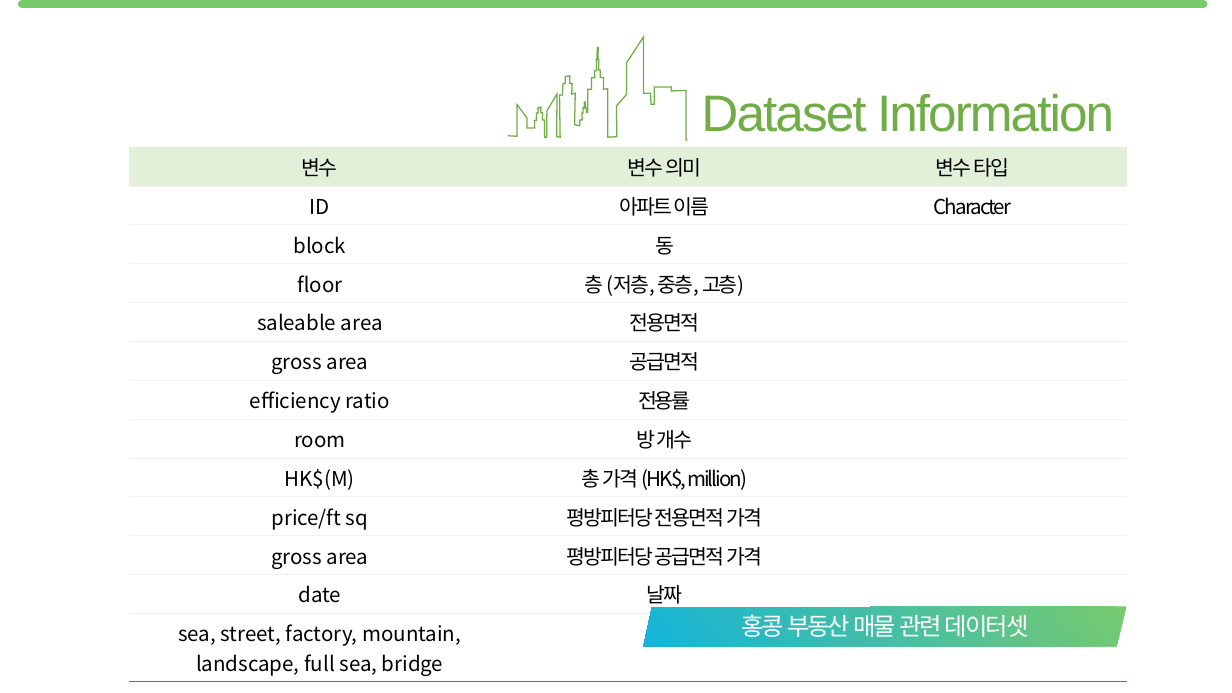
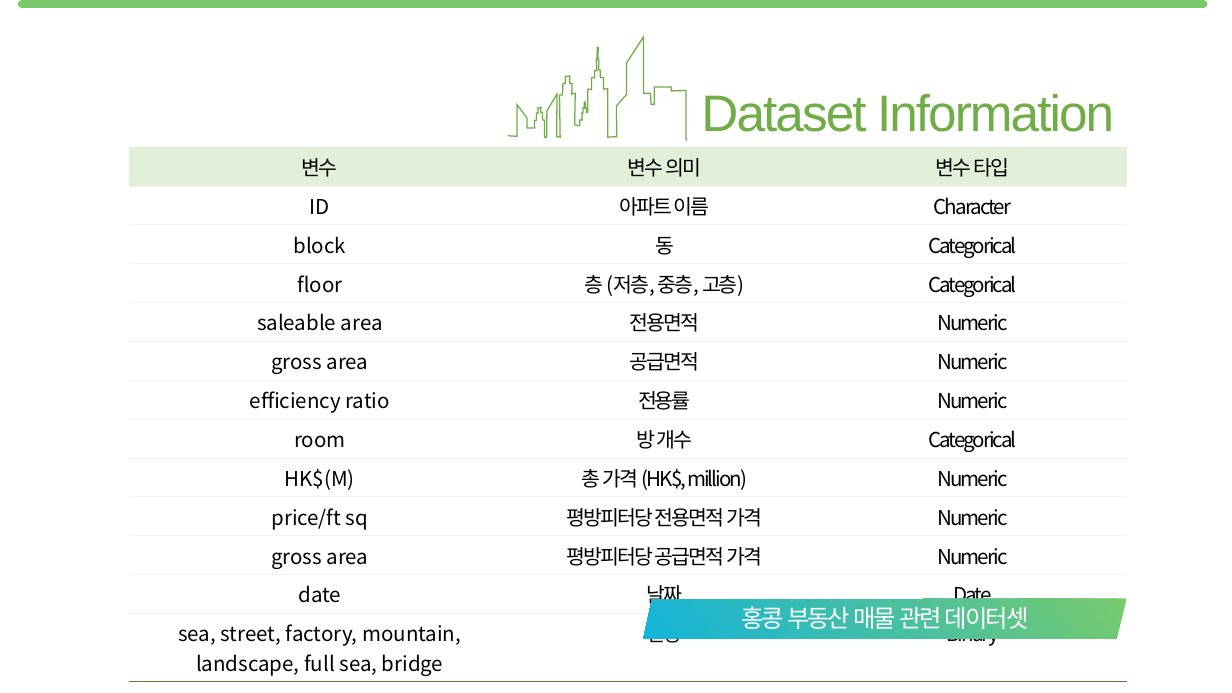
Before and after one commit to jyalways7/hk_realestate, a slide deck: slide 3 of 170128_HKRE_Mid_Report.pptx. Drawn at 1232x693 pixels with LibreOffice and Linux fonts; fonts in the diff are those of the drawing. Boxes give left, top, right and bottom in pixels: in the first picture for what was removed or moved away, otherwise in the second. Text is boxed around its words. In the diff, an @@ line names an element or a change of style, - is before the commit and + after.

```diff
--- a/170128_HKRE_Mid_Report.pptx
+++ b/170128_HKRE_Mid_Report.pptx
@@ table at [129, 147, 1126, 680] @@
-row 3, column 3: 
+row 3, column 3: Categorical
-row 4, column 3: 
+row 4, column 3: Categorical
-row 5, column 3: 
+row 5, column 3: Numeric
-row 6, column 3: 
+row 6, column 3: Numeric
-row 7, column 3: 
+row 7, column 3: Numeric
-row 8, column 3: 
+row 8, column 3: Categorical
-row 9, column 3: 
+row 9, column 3: Numeric
-row 10, column 3: 
+row 10, column 3: Numeric
-row 11, column 3: 
+row 11, column 3: Numeric
-row 12, column 3: 
+row 12, column 3: Date
-row 13, column 3: 
+row 13, column 3: Binary
@@ freeform shape "홍콩 부동산 매물 관련 데이터셋": place and size @@
-freeform shape "홍콩 부동산 매물 관련 데이터셋" at [643, 606, 1127, 646]
+freeform shape "홍콩 부동산 매물 관련 데이터셋" at [643, 599, 1127, 639]
```
Also in this commit, not shown: 2 other slides changed, 3 slides added, 1 slide removed.
